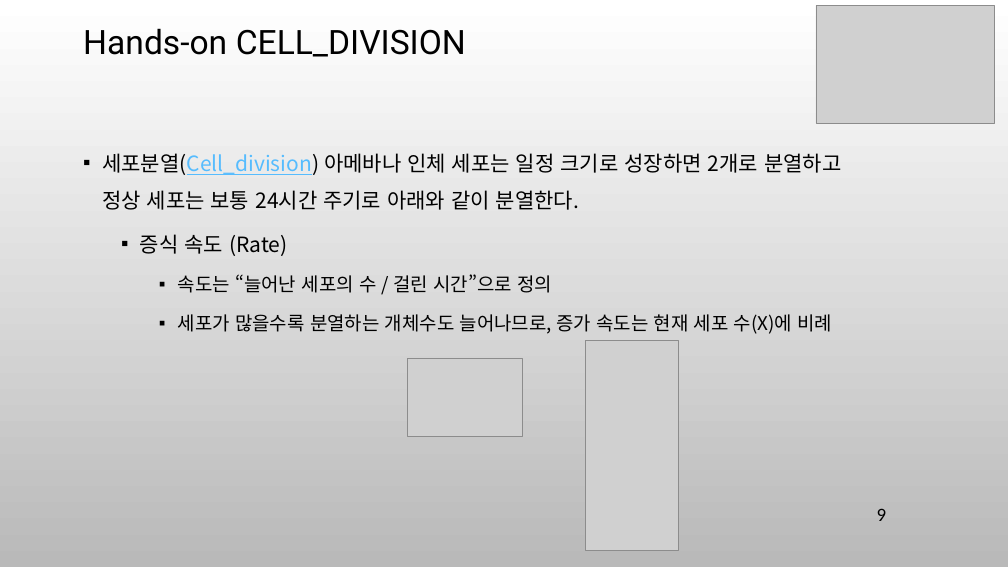
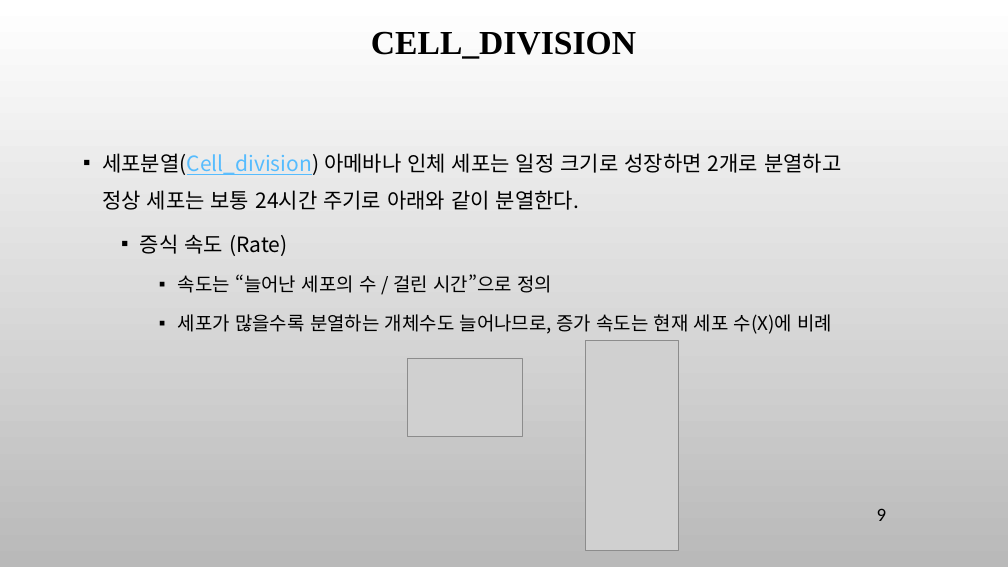
Before and after one commit to ancestor9/mathematics-for-machine-learning, a slide deck: slide 9 of 8_Modeling & Simulation.pptx. Drawn at 1008x567 pixels with LibreOffice and Linux fonts; fonts in the diff are those of the drawing; grey boxes stand for pictures; background and template pictures are left out. Boxes give left, top, right and bottom in pixels: in the first picture for what was removed or moved away, otherwise in the second. Text is boxed around its words. In the diff, an @@ line names an element or a change of style, - is before the commit and + after.

```diff
--- a/8_Modeling & Simulation.pptx
+++ b/8_Modeling & Simulation.pptx
@@ picture removed at [816,5,994,123] @@
@@ title at [371,31,636,59]: text changed; font Roboto to Times New Roman; bold on @@
-Hands-on CELL_DIVISION
+CELL_DIVISION
```
Also in this commit, not shown: 11 other slides changed, 8 slides added, 2 slides removed.
